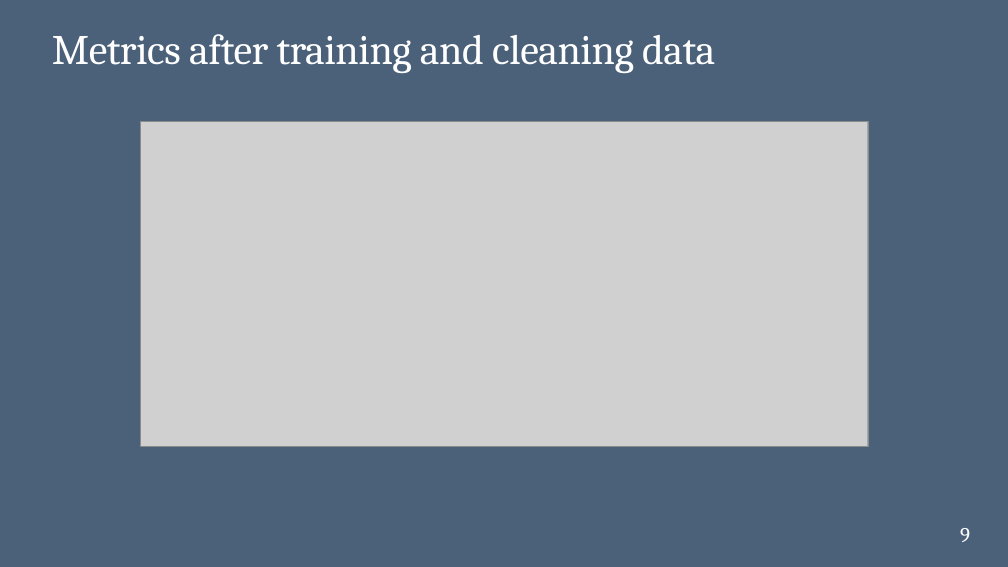
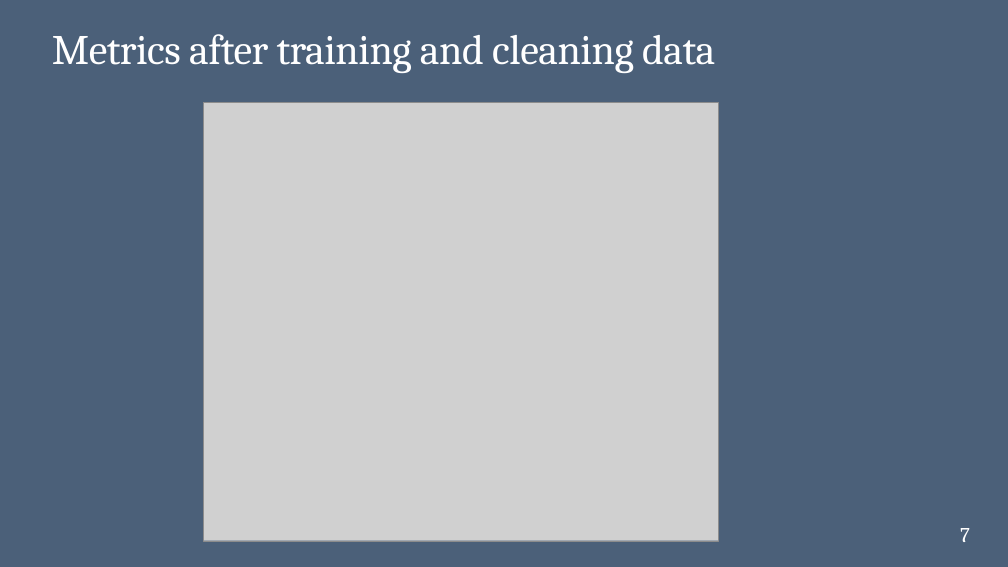
Before and after one commit to artemiikagramanian/MCE_predict, a slide deck: slide 7 of SISM_presentation_MCE_predict.pptx (slide 9 before the commit). Drawn at 1008x567 pixels with LibreOffice and Linux fonts; fonts in the diff are those of the drawing; grey boxes stand for pictures. Boxes give left, top, right and bottom in pixels: in the first picture for what was removed or moved away, otherwise in the second. Text is boxed around its words. In the diff, an @@ line names an element or a change of style, - is before the commit and + after.

```diff
--- a/SISM_presentation_MCE_predict.pptx
+++ b/SISM_presentation_MCE_predict.pptx
@@ picture: place and size @@
-picture at box(140, 121, 867, 446)
+picture at box(203, 103, 718, 541)
@@ page number at box(960, 528, 970, 542): text changed @@
-9
+7
```
Also in this commit, not shown: 5 other slides changed, 1 slide added, 3 slides removed, 21 other files.
